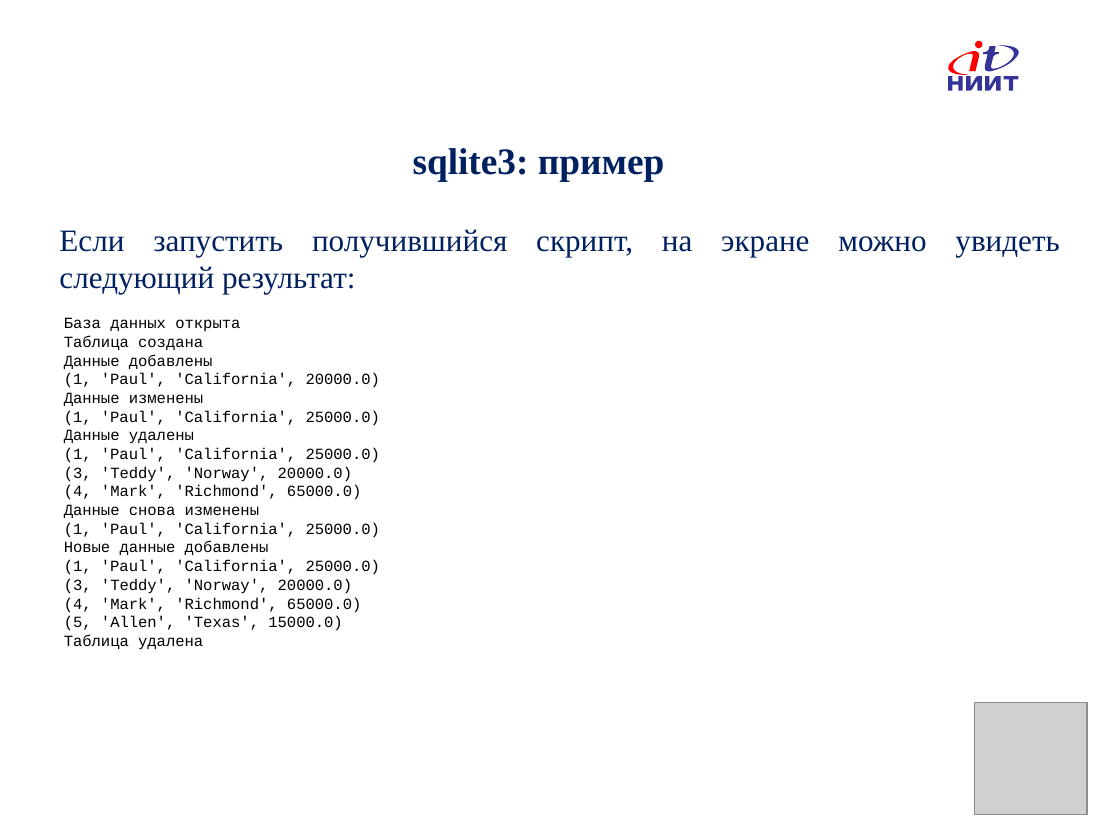
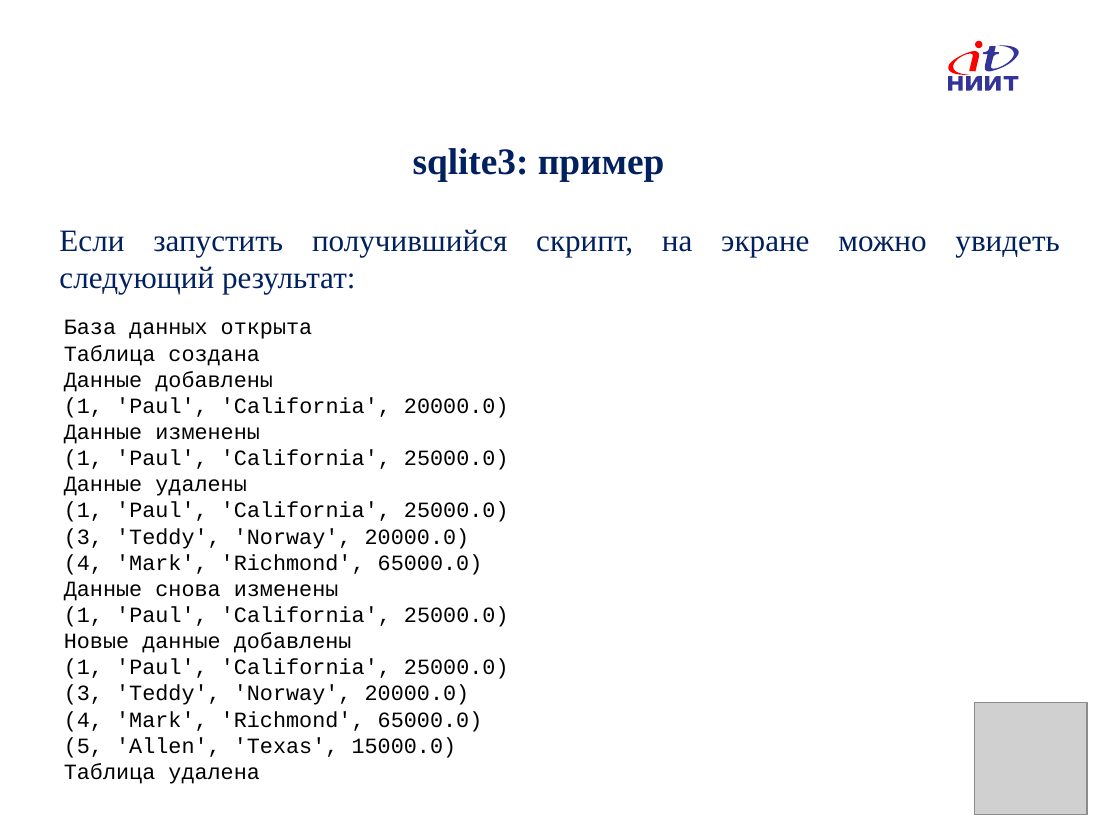
Before and after one commit to IlyaOrlov/PythonCourse, a slide deck: slide 17 of Lectures/PyLec_12.pptx. Drawn at 1120x840 pixels with LibreOffice and Linux fonts; fonts in the diff are those of the drawing; grey boxes stand for pictures; background and template pictures are left out. Boxes give left, top, right and bottom in pixels: in the first picture for what was removed or moved away, otherwise in the second. Text is boxed around its words. In the diff, an @@ line names an element or a change of style, - is before the commit and + after.

```diff
--- a/Lectures/PyLec_12.pptx
+++ b/Lectures/PyLec_12.pptx
@@ text "База данных открыта" at (x1=64, y1=319, x2=509, y2=784): size 10 to 14 pt @@
```
Also in this commit, not shown: 3 other slides changed, 1 slide added, 1 other file.
